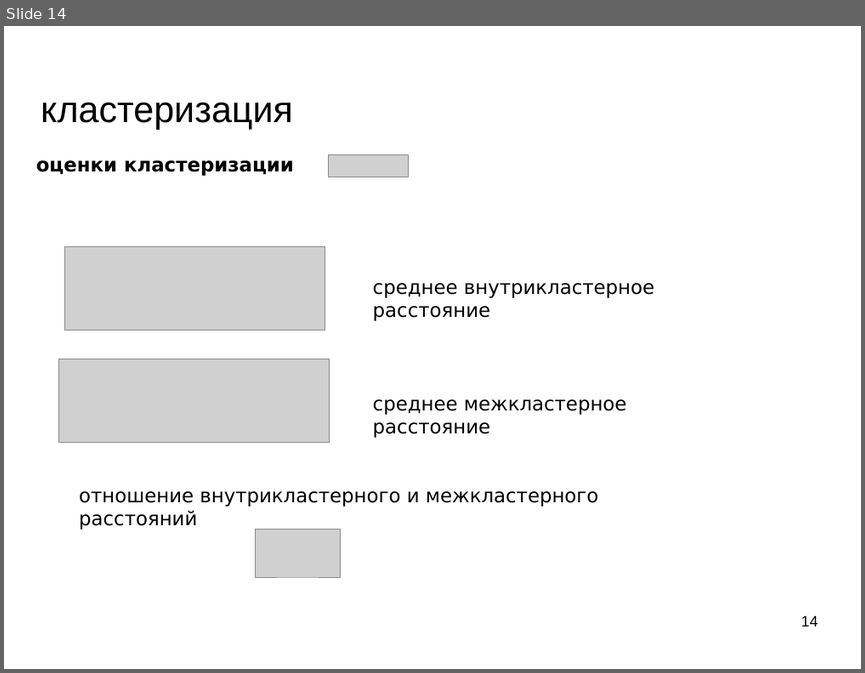
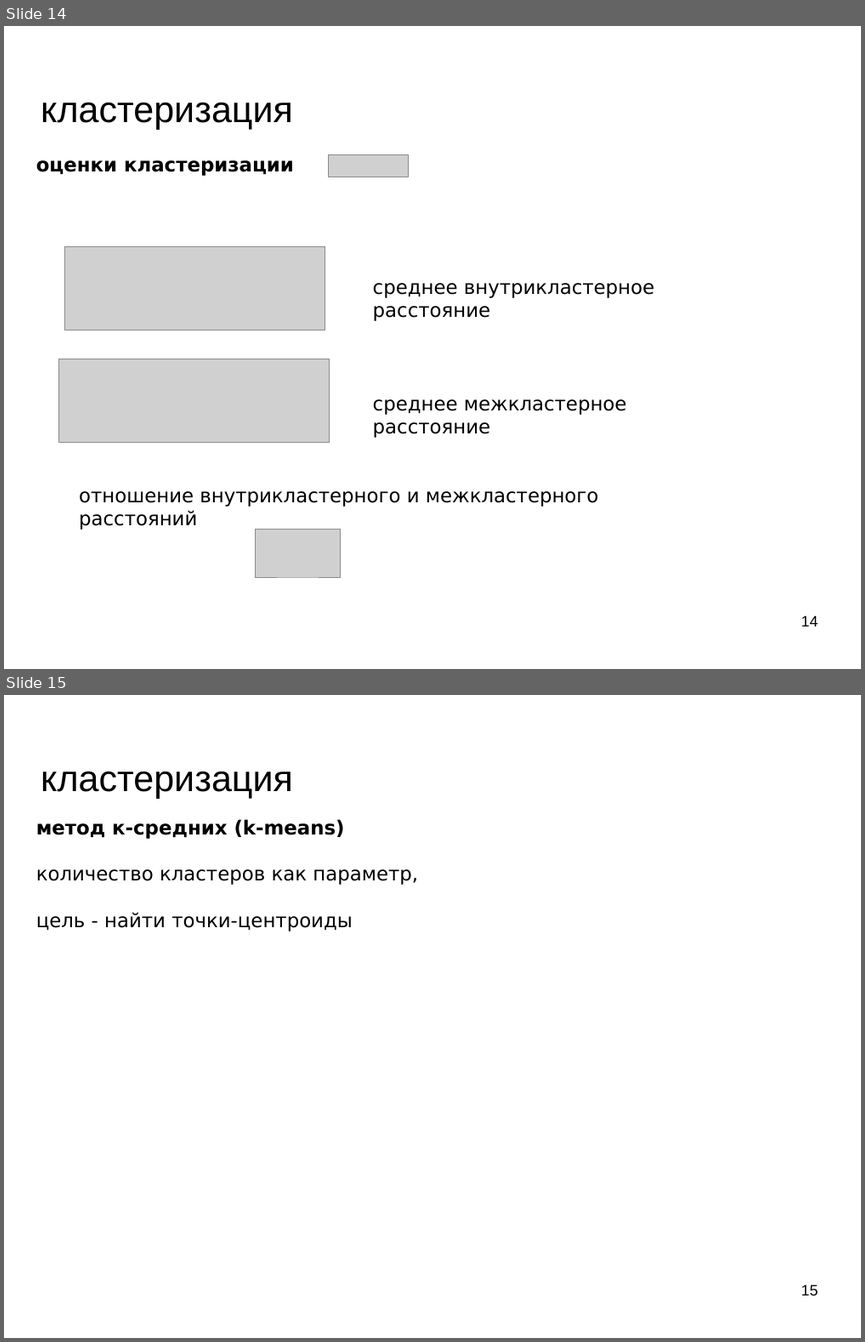
Before and after one commit to mechanoid5/ml_lectorium_legacy, a slide deck: 07-cluster.odp. Shown one above the other, each under a label of ours: slide 14 before the commit, slides 14 and 15 after it. The pictures are 865x673 and 865x1342 pixels, drawn with LibreOffice and Linux fonts; fonts in the diff are those of the drawing; grey boxes stand for pictures; background and template pictures are left out. Boxes give left, top, right and bottom in pixels: in the first picture for what was removed or moved away, otherwise in the second. Text is boxed around its words. In the diff, an @@ line names an element or a change of style, - is before the commit and + after.

```diff
--- a/07-cluster.odp
+++ b/07-cluster.odp
@@ slide 15 added at <box>4,695,861,1338</box>, background picture (left out) @@
@@ title added at <box>41,771,293,799</box>, 33.9 pt, text #000000 @@
+кластеризация
@@ text added at <box>36,819,418,931</box>, 18 pt, text #000000 @@
+метод к-средних (k-means)
+количество кластеров как параметр,
+цель - найти точки-центроиды
@@ page number added at <box>801,1284,818,1295</box>, 14 pt, text #000000 @@
+15
```
Also in this commit, not shown: 6 slides changed, 11 other slides added, 1 slide removed, 6 other files.
